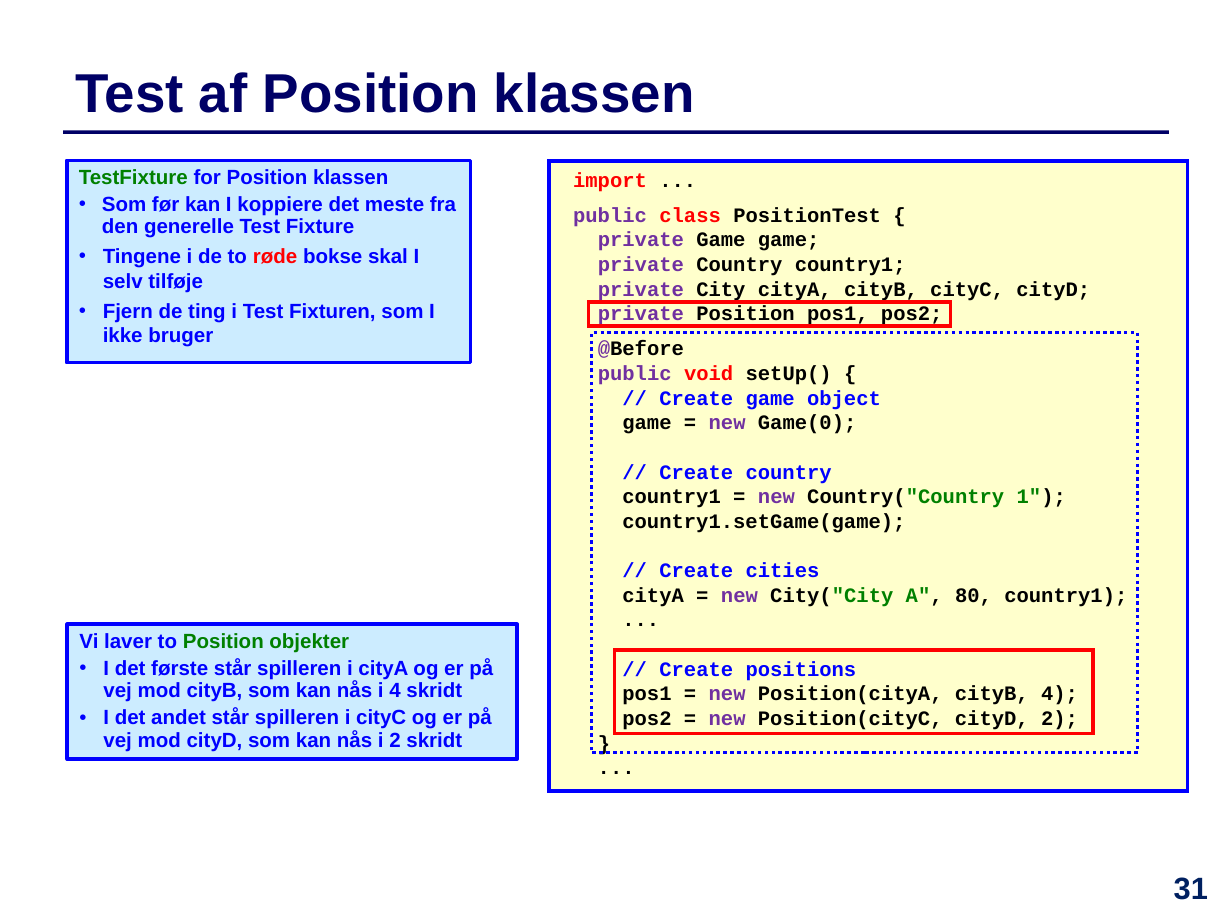
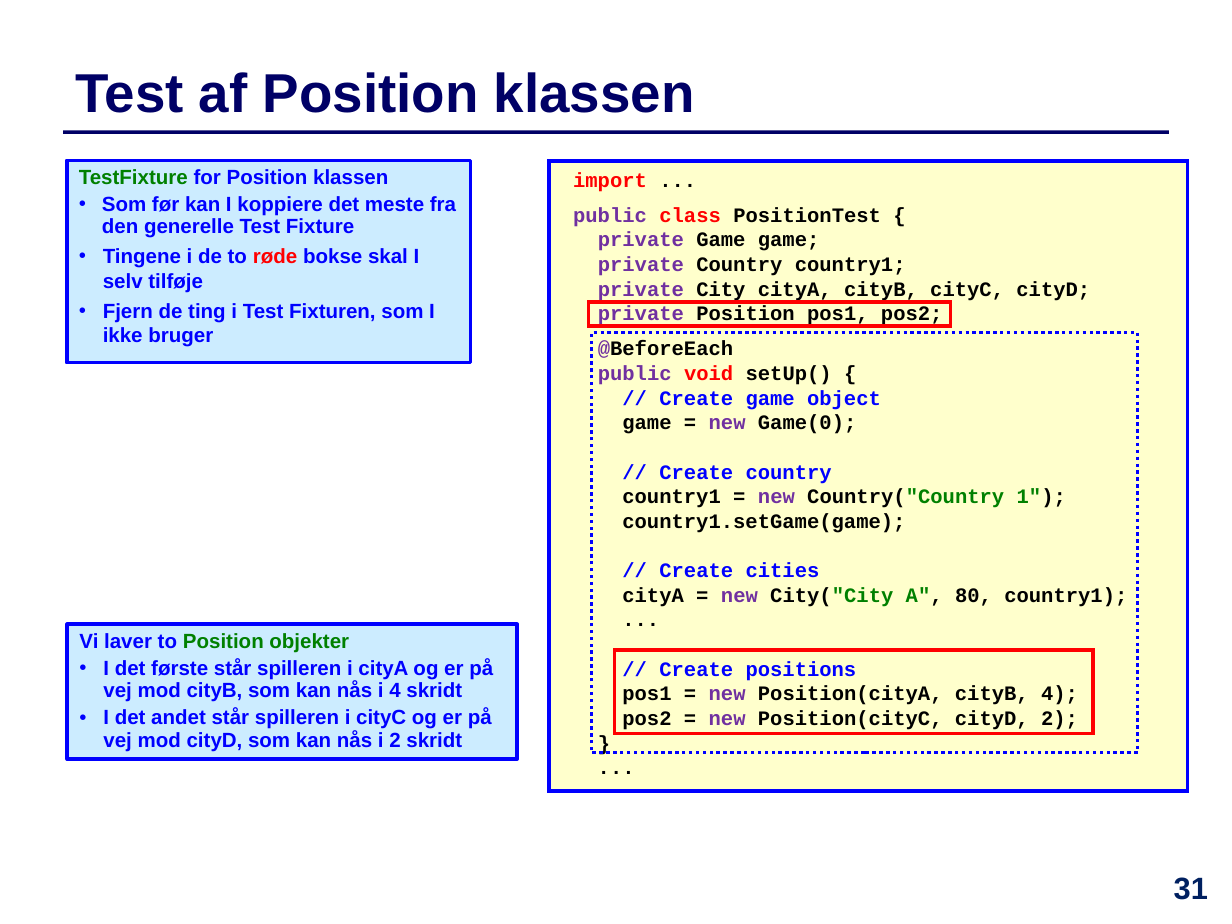
Before and after one commit to IntProgAU/Materiale, a slide deck: slide 31 of web/e21/uge_12/Slides-Uge12.pptx. Drawn at 1232x924 pixels with LibreOffice and Linux fonts; fonts in the diff are those of the drawing. Boxes give left, top, right and bottom in pixels: in the first picture for what was removed or moved away, otherwise in the second. Text is boxed around its words. In the diff, an @@ line names an element or a change of style, - is before the commit and + after.

```diff
--- a/web/e21/uge_12/Slides-Uge12.pptx
+++ b/web/e21/uge_12/Slides-Uge12.pptx
@@ text in rectangle at [598,341,733,358]: text changed @@
-@Before
+@BeforeEach
```
Also in this commit, not shown: 1 other file.
